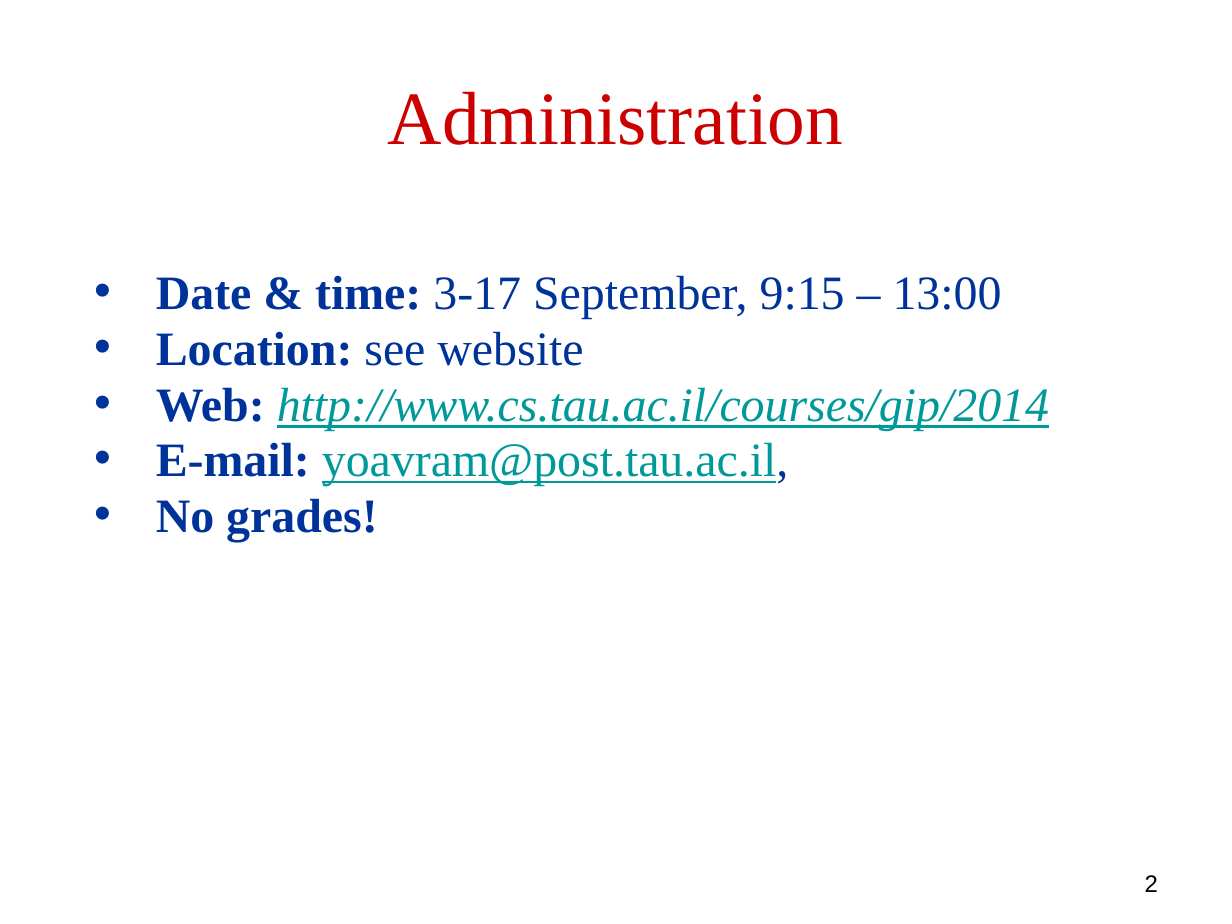
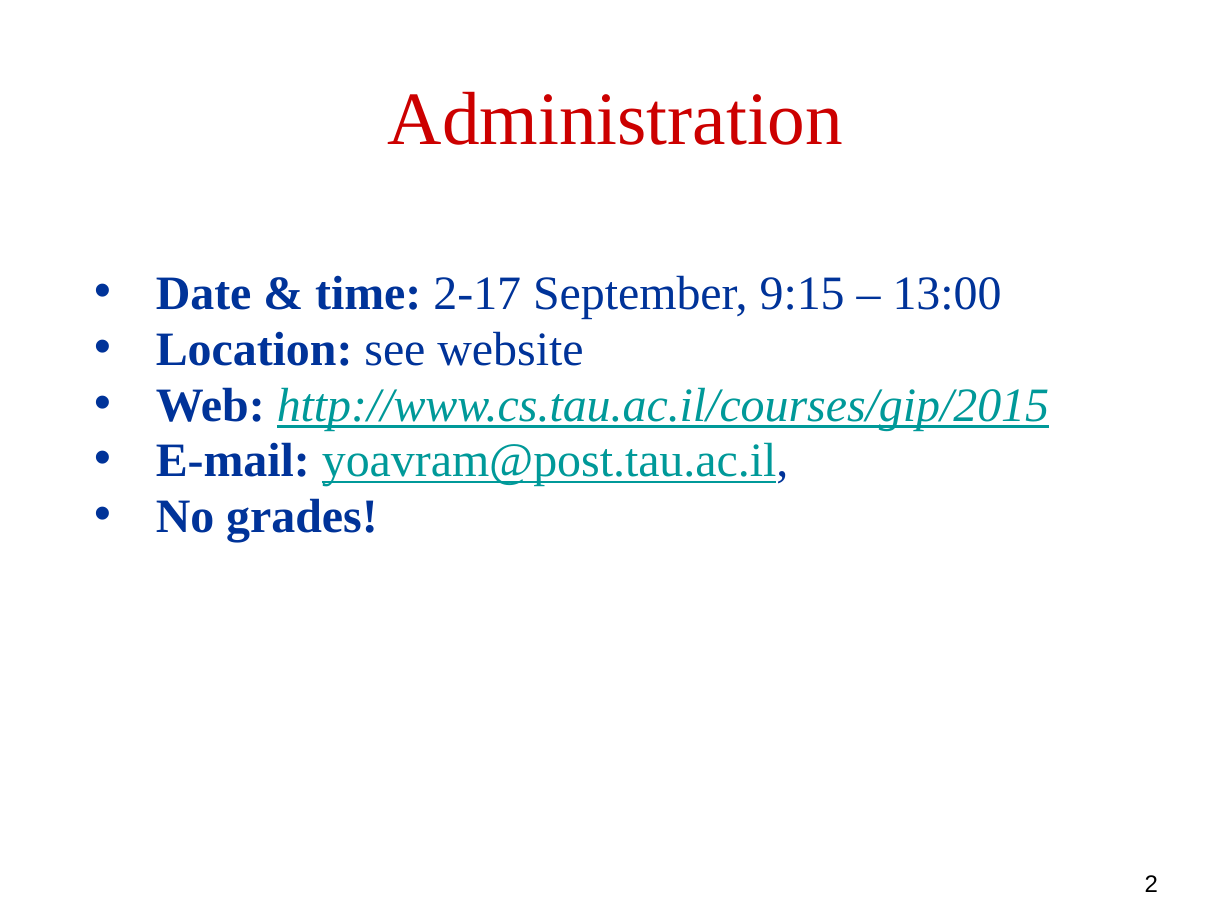
Before and after one commit to robintux/gip, a slide deck: slide 2 of Sessions/1/gip1.pptx. Drawn at 1232x924 pixels with LibreOffice and Linux fonts; fonts in the diff are those of the drawing. Boxes give left, top, right and bottom in pixels: in the first picture for what was removed or moved away, otherwise in the second. Text is boxed around its words. In the diff, an @@ line names an element or a change of style, - is before the commit and + after.

```diff
--- a/Sessions/1/gip1.pptx
+++ b/Sessions/1/gip1.pptx
@@ text at (156, 275, 1002, 319): text changed @@
-• Date & time: 3-17 September, 9:15 – 13:00
+• Date & time: 2-17 September, 9:15 – 13:00
@@ text at (156, 387, 1049, 430): text changed @@
-• Web: http://www.cs.tau.ac.il/courses/gip/2014
+• Web: http://www.cs.tau.ac.il/courses/gip/2015
```
Also in this commit, not shown: 11 other slides changed.
